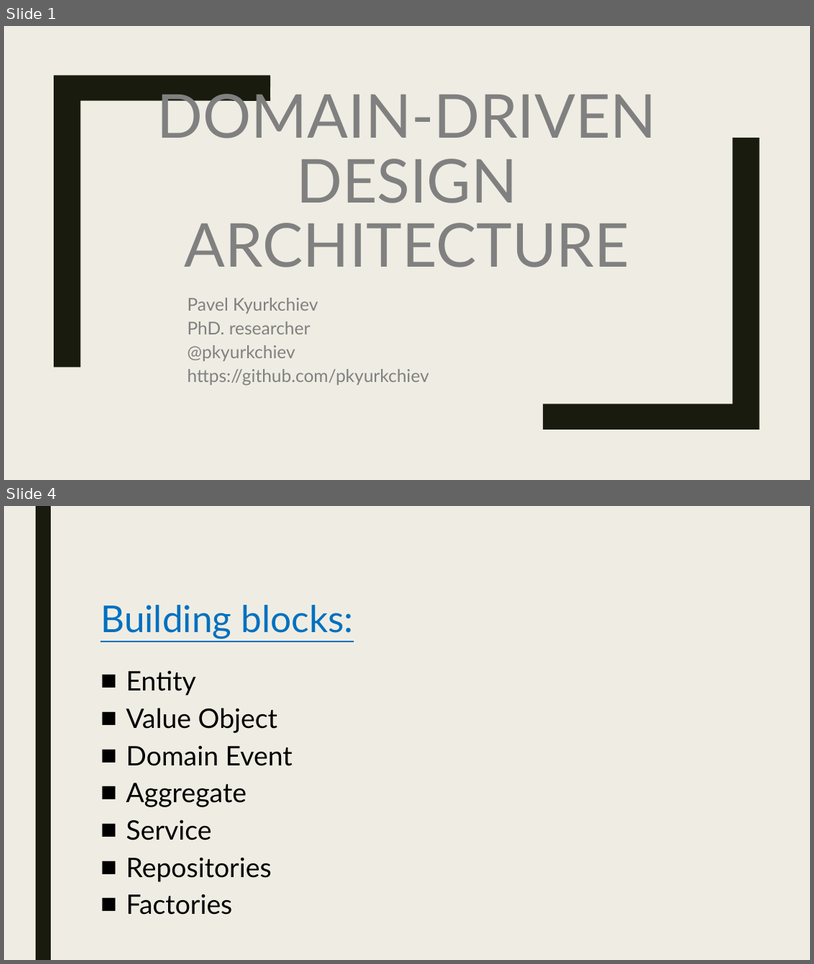
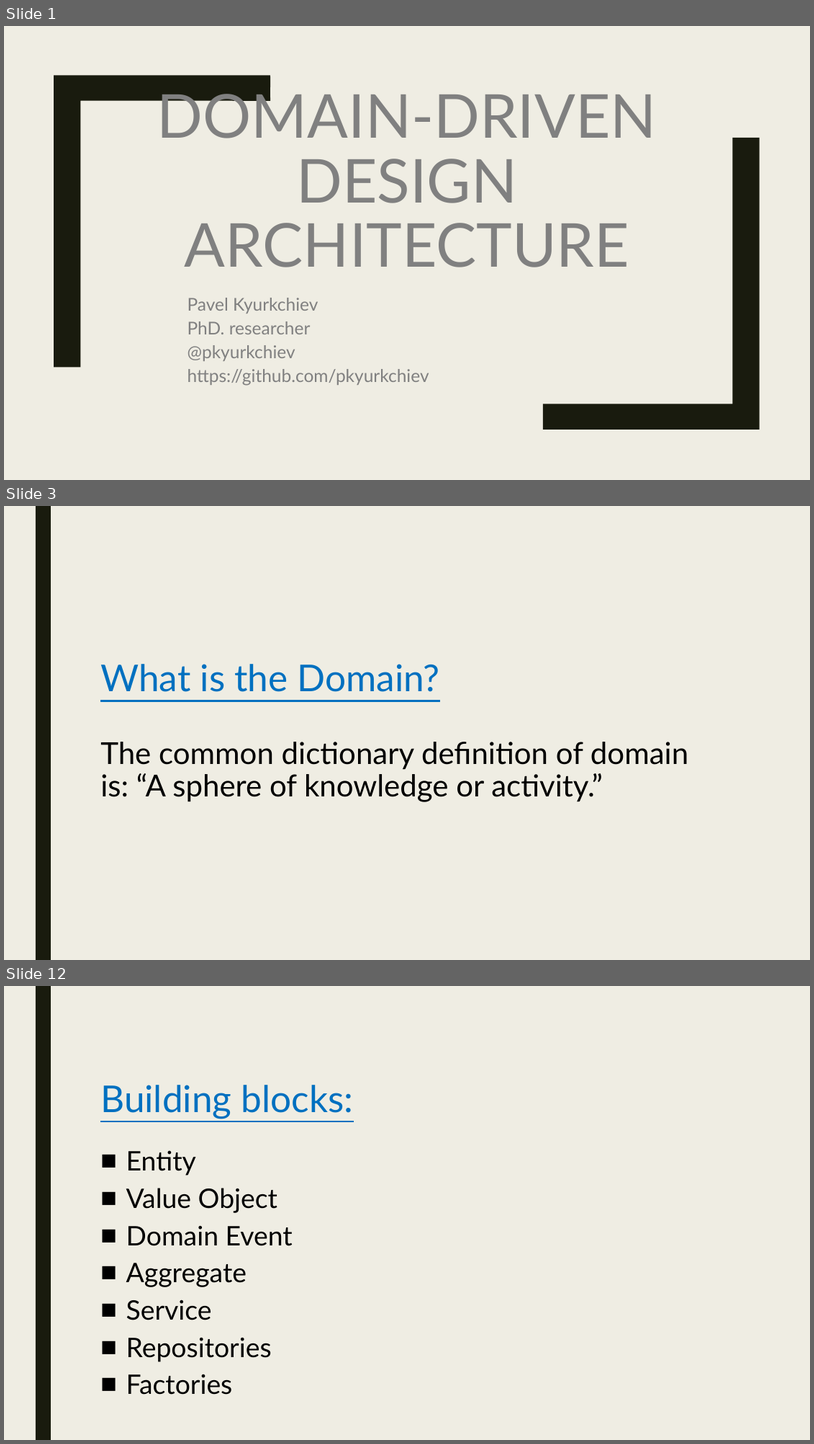
Before and after one commit to pkyurkchiev/practice-biel, a slide deck: presentations/domain-driven design.pptx. Shown one above the other, each under a label of ours: slides 1 and 4 before the commit, slides 1, 3 and 12 after it; the slides between them are not shown. The pictures are 814x964 and 814x1444 pixels, drawn with LibreOffice and Linux fonts; fonts in the diff are those of the drawing. Boxes give left, top, right and bottom in pixels: in the first picture for what was removed or moved away, otherwise in the second. Text is boxed around its words. In the diff, an @@ line names an element or a change of style, - is before the commit and + after.

```diff
--- a/presentations/domain-driven design.pptx
+++ b/presentations/domain-driven design.pptx
@@ slide 3 added at bbox=[4, 506, 810, 960], background #EFEDE3; not listed: 1 template element that a slide beside it also shows @@
@@ title added at bbox=[100, 664, 689, 802], 36 pt, text #000000 @@
+What is the Domain?
+The common dictionary definition of domain is: “A sphere of knowledge or activity.”
@@ what was slide 4 is now slide 12 @@
```
Also in this commit, not shown: 2 slides changed, 9 other slides added, 5 slides removed.
